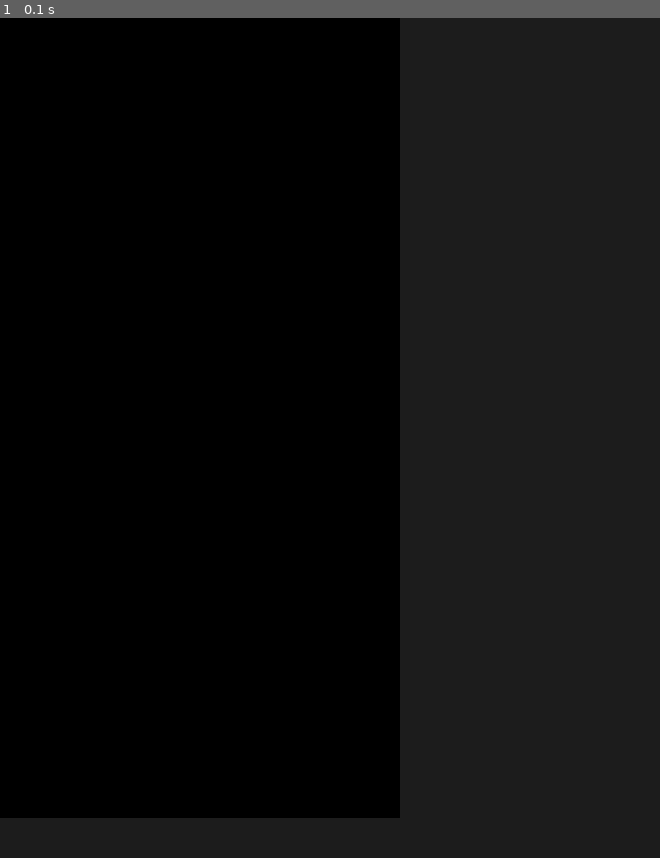
Above: before the commit, frame 1.
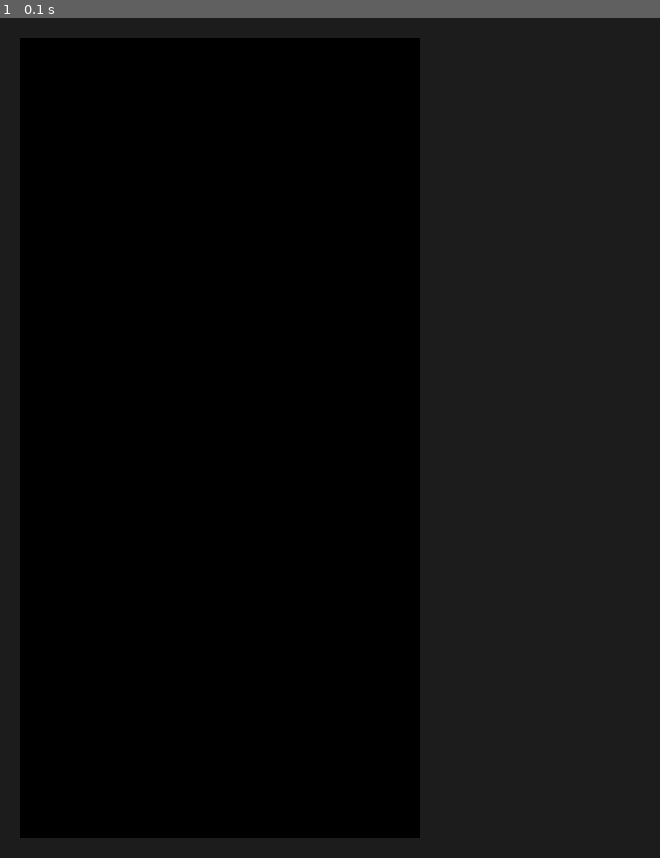
Above: after the commit, the same moment.

Repository: usagibryan/pygame-tetris
Game: pygame game, started from main.py
Two runs of this game, one before a commit and one after it. Both use one fixed random seed, a clock stepped at 60 frames per second and the inputs below.
Inputs:
- Up to frame 1 (0.1 s): no input

The runs differ from the first frame. In frame 1, 8.5% of the frame differs, in the area x 0-64%, y 0-98%.

Commit message:
Add PADDING to game window

Diff:
--- a/game.py
+++ b/game.py
@@ -13,4 +13,4 @@
     def run(self):
         # blit = "block image transfer", put one surface on another surface
         # arguments are surface you want to place, and position
-        self.display_surface.blit(self.surface, (0,0))
+        self.display_surface.blit(self.surface, (PADDING,PADDING))
